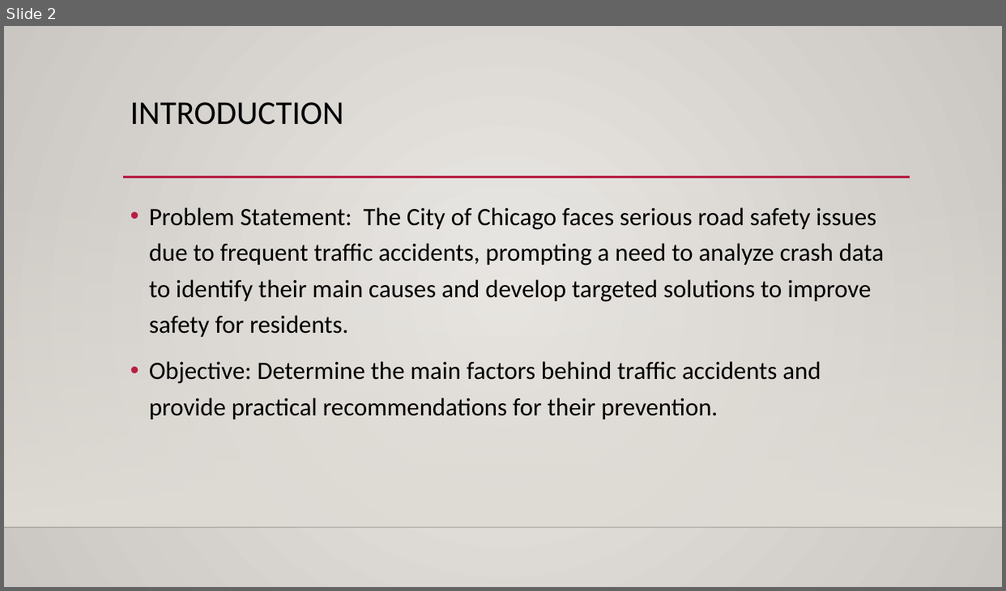
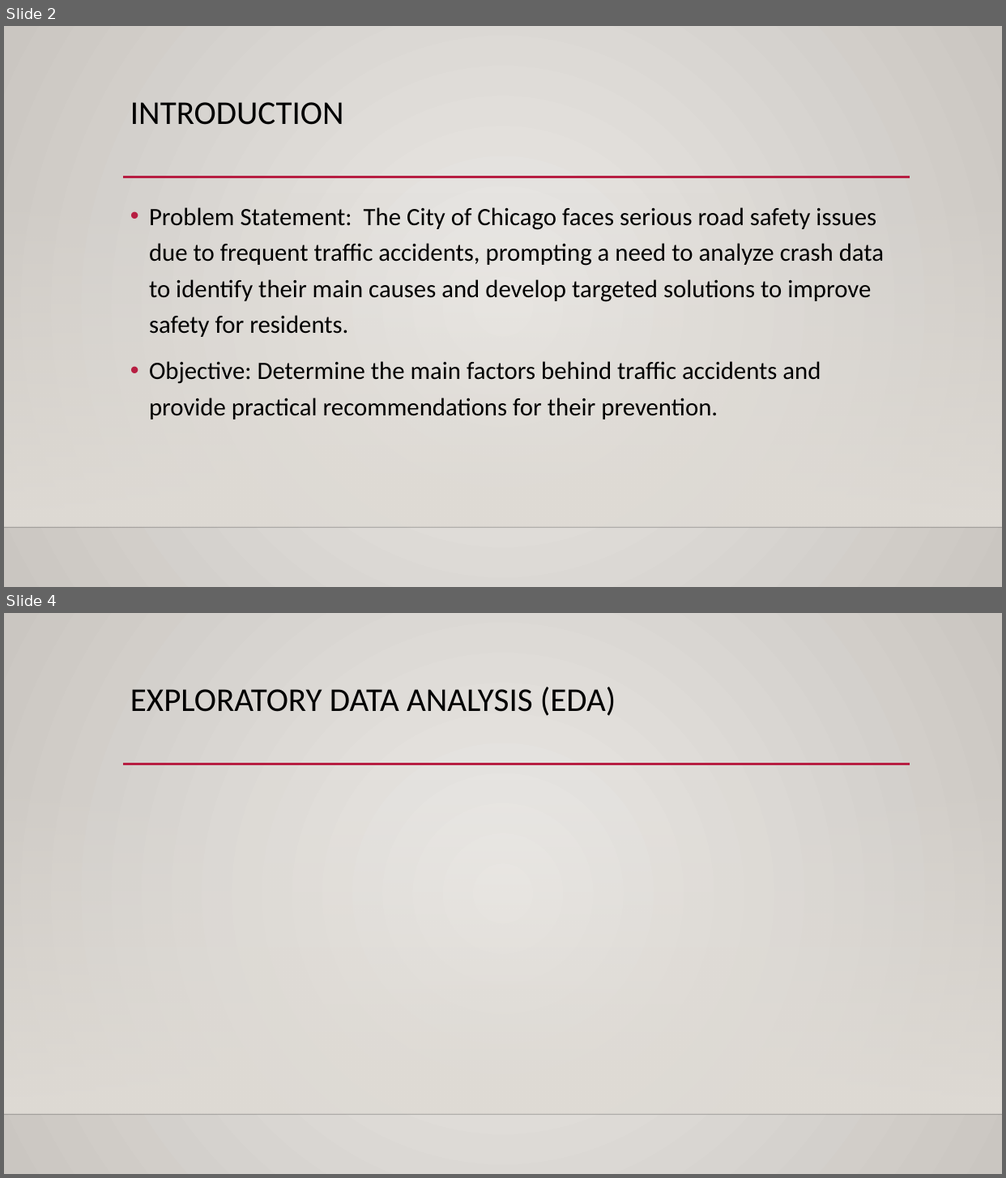
Before and after one commit to djdrjeff/phase3project_KelvinNjenga, a slide deck: Presentation1.pptx. Shown one above the other, each under a label of ours: slide 2 before the commit, slides 2 and 4 after it; the slides between them are not shown. The pictures are 1006x591 and 1006x1178 pixels, drawn with LibreOffice and Linux fonts; fonts in the diff are those of the drawing; background and template pictures are left out. Boxes give left, top, right and bottom in pixels: in the first picture for what was removed or moved away, otherwise in the second. Text is boxed around its words. In the diff, an @@ line names an element or a change of style, - is before the commit and + after.

```diff
--- a/Presentation1.pptx
+++ b/Presentation1.pptx
@@ slide 4 added at (4,613,1002,1174), background gradient #ECEAE7 to #CAC7C1; not listed: 3 template elements that a slide beside it also shows @@
@@ title added at (130,687,616,716), 32 pt, text #000000 @@
+EXPLORATORY DATA ANALYSIS (EDA)
```
Also in this commit, not shown: 1 other slide added.
